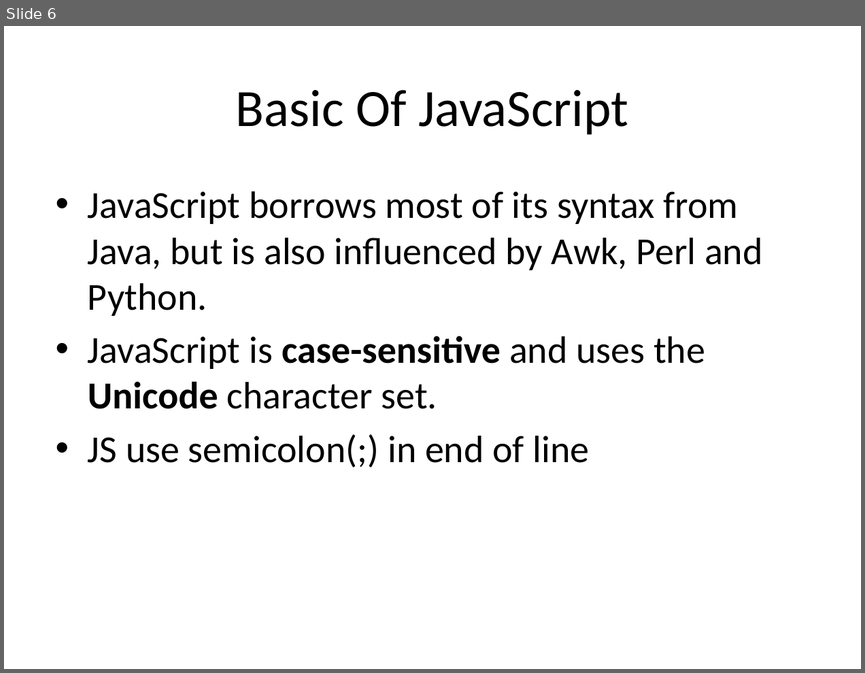
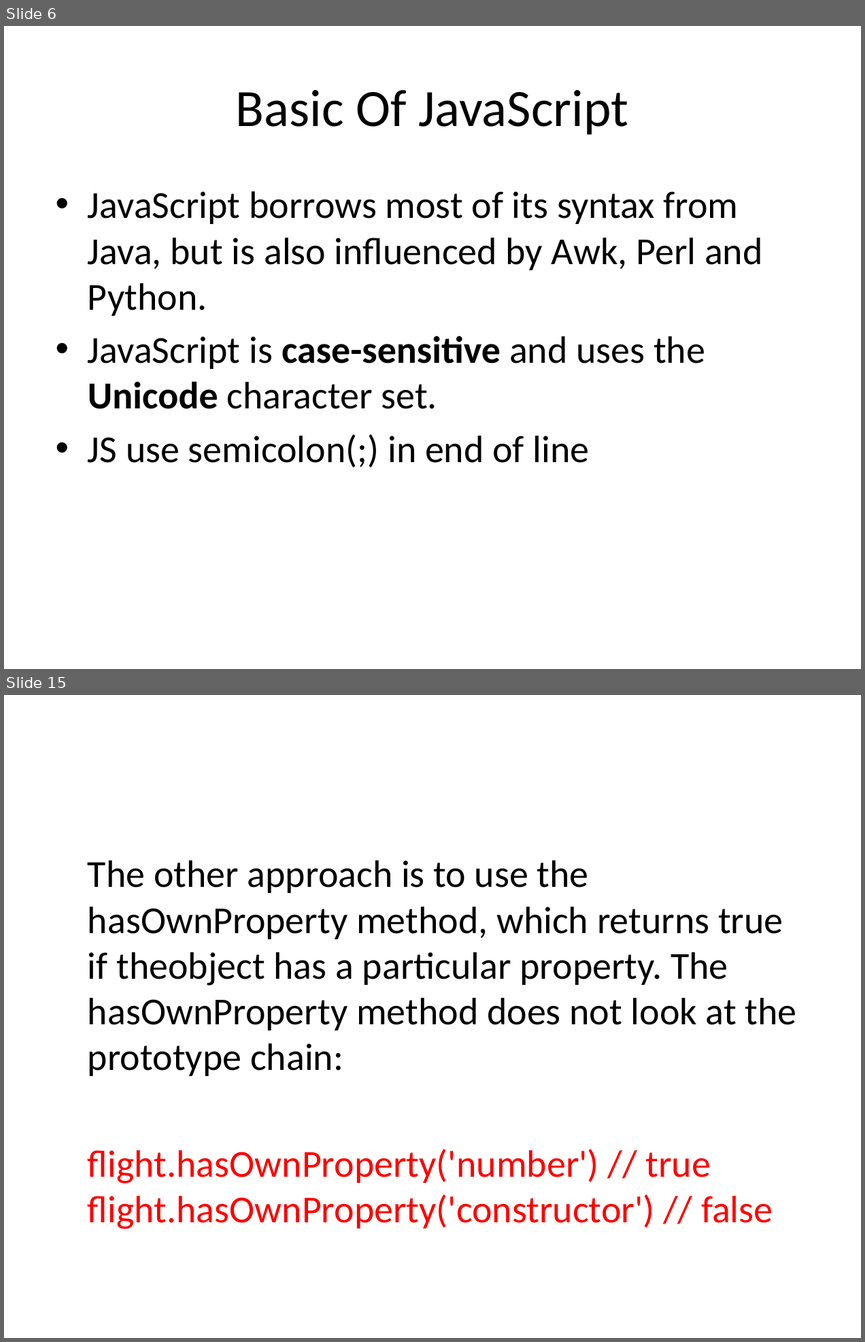
Before and after one commit to kuliketik/nullJSLearn, a slide deck: Introduction JavaScript.pptx. Shown one above the other, each under a label of ours: slide 6 before the commit, slides 6 and 15 after it; the slides between them are not shown. The pictures are 865x673 and 865x1342 pixels, drawn with LibreOffice and Linux fonts; fonts in the diff are those of the drawing. Boxes give left, top, right and bottom in pixels: in the first picture for what was removed or moved away, otherwise in the second. Text is boxed around its words. In the diff, an @@ line names an element or a change of style, - is before the commit and + after.

```diff
--- a/Introduction JavaScript.pptx
+++ b/Introduction JavaScript.pptx
@@ slide 15 added at (4, 695, 861, 1338), background #FFFFFF @@
@@ text added at (88, 860, 796, 1229), 32 pt, text #000000 @@
+The other approach is to use the hasOwnProperty method, which returns true if theobject has a particular property. The hasOwnProperty method does not look at the prototype chain:
+flight.hasOwnProperty('number') // true flight.hasOwnProperty('constructor') // false
```
Also in this commit, not shown: 9 other slides added.
